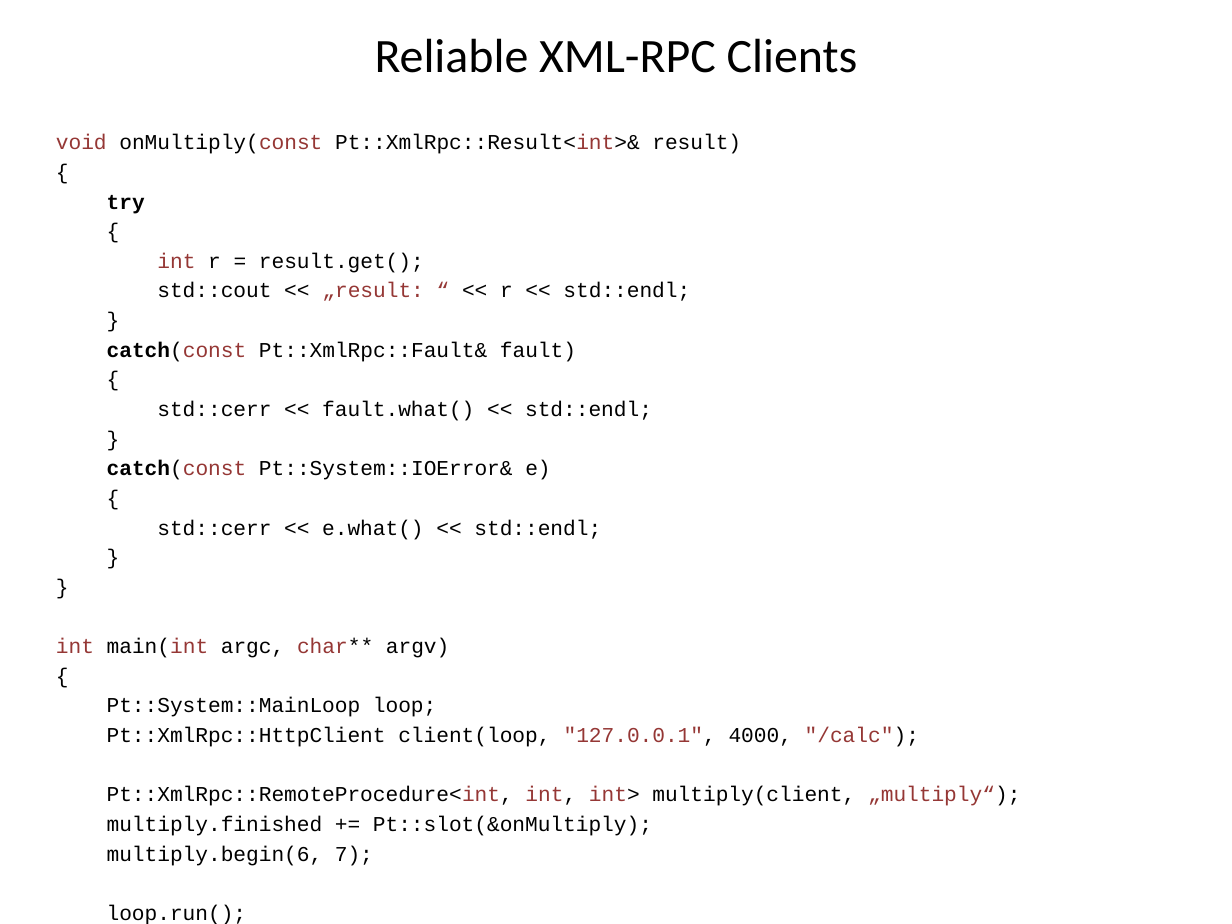
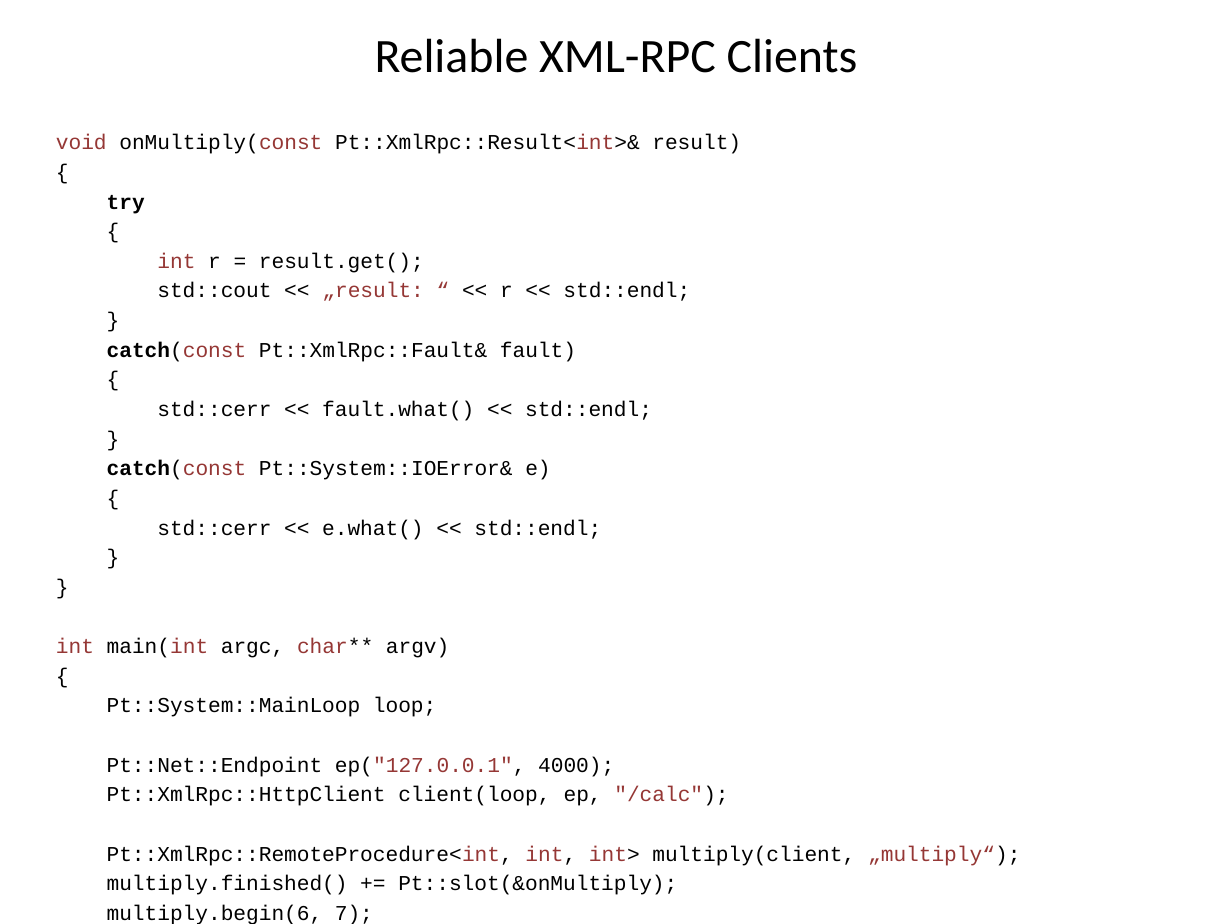
Before and after one commit to Pt-Framework/Pt, a slide deck: slide 21 of doc/other/asynchrony_for_the_masses.pptx. Drawn at 1232x924 pixels with LibreOffice and Linux fonts; fonts in the diff are those of the drawing. Boxes give left, top, right and bottom in pixels: in the first picture for what was removed or moved away, otherwise in the second. Text is boxed around its words. In the diff, an @@ line names an element or a change of style, - is before the commit and + after.

```diff
--- a/doc/other/asynchrony_for_the_masses.pptx
+++ b/doc/other/asynchrony_for_the_masses.pptx
@@ text at (107,756,728,806): text changed @@
-Pt::XmlRpc::HttpClient client(loop, "127.0.0.1", 4000, "/calc");
+Pt::Net::Endpoint ep("127.0.0.1", 4000);
+Pt::XmlRpc::HttpClient client(loop, ep, "/calc");
@@ text at (107,875,677,895): text changed @@
-multiply.finished += Pt::slot(&onMultiply);
+multiply.finished() += Pt::slot(&onMultiply);
```
Also in this commit, not shown: 13 other slides changed, 13 other files.
